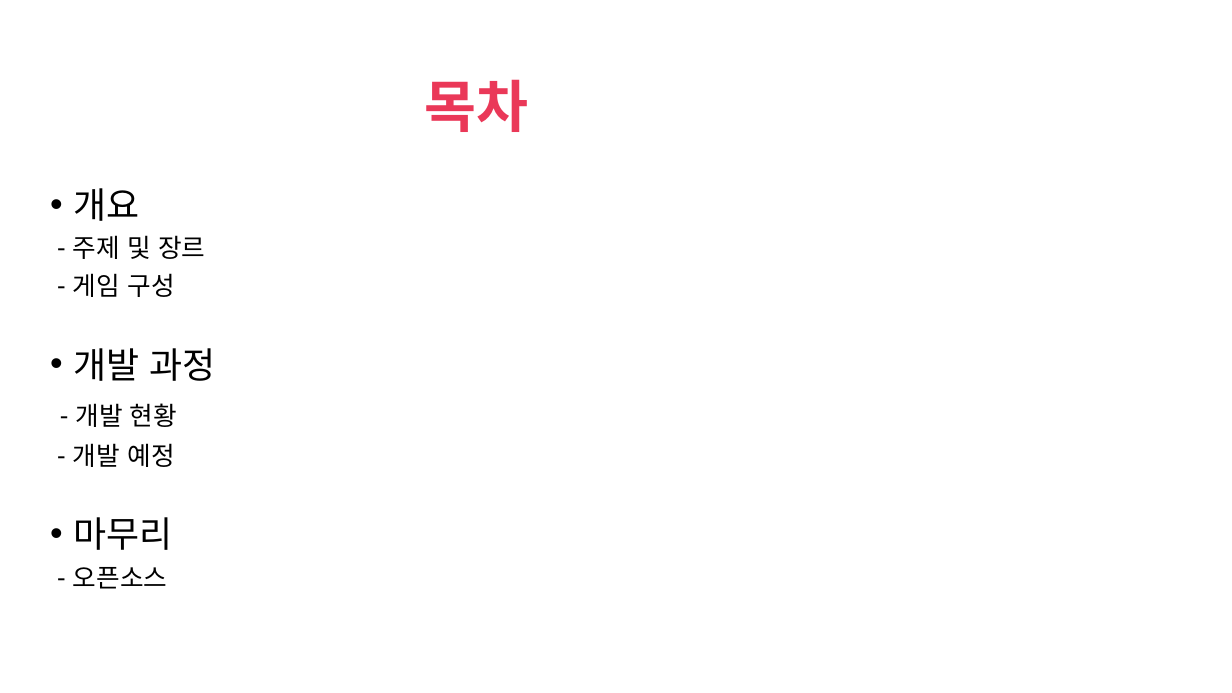
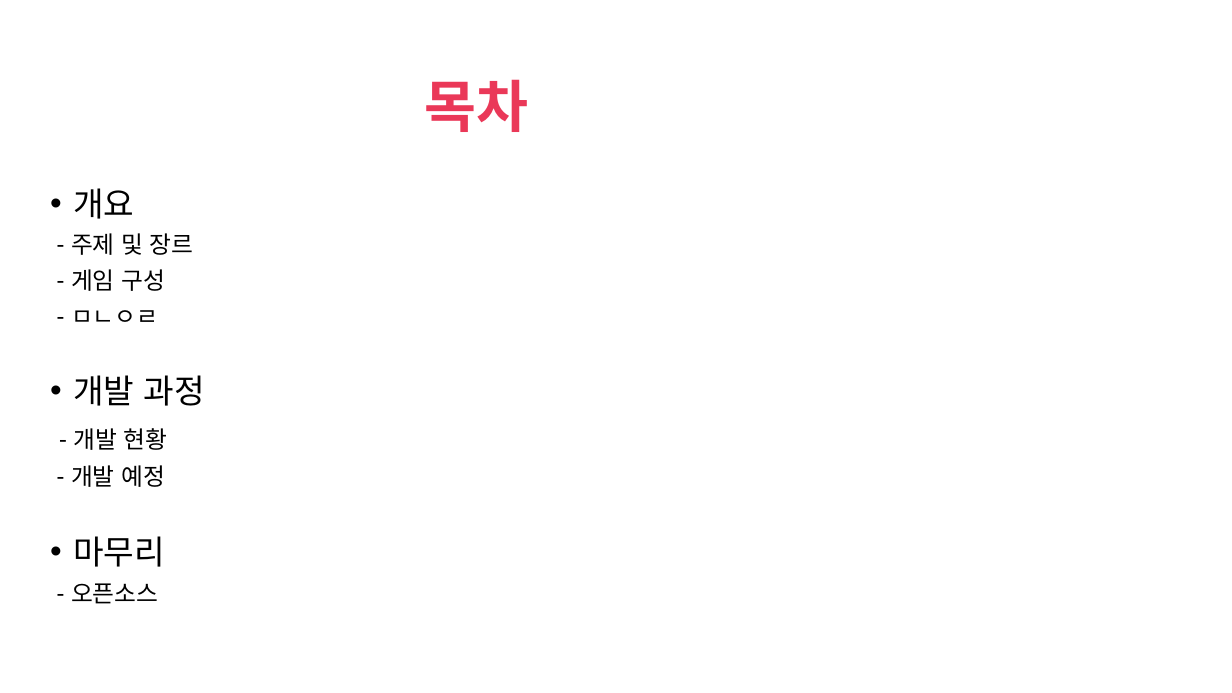
Before and after one commit to seokhee123/DBLAB, a slide deck: slide 2 of 게임 프로그래밍.pptx. Drawn at 1232x693 pixels with LibreOffice and Linux fonts; fonts in the diff are those of the drawing; background and template pictures are left out. Boxes give left, top, right and bottom in pixels: in the first picture for what was removed or moved away, otherwise in the second. Text is boxed around its words. In the diff, an @@ line names an element or a change of style, - is before the commit and + after.

Commit message:
asdf

```diff
--- a/게임 프로그래밍.pptx
+++ b/게임 프로그래밍.pptx
@@ text at <box>71,188,205,604</box>: size 28 to 25.9 pt in "개요", "개발 과정", "마무리"; size 20 to 18.5 pt in "- 주제 및 장르", "- 게임 구성", "- 개발 현황", "- 개발 예정" and 1 more places @@
@@ text at <box>71,310,158,322</box>: paragraph added @@
+- ㅁㄴㅇㄹ
```
